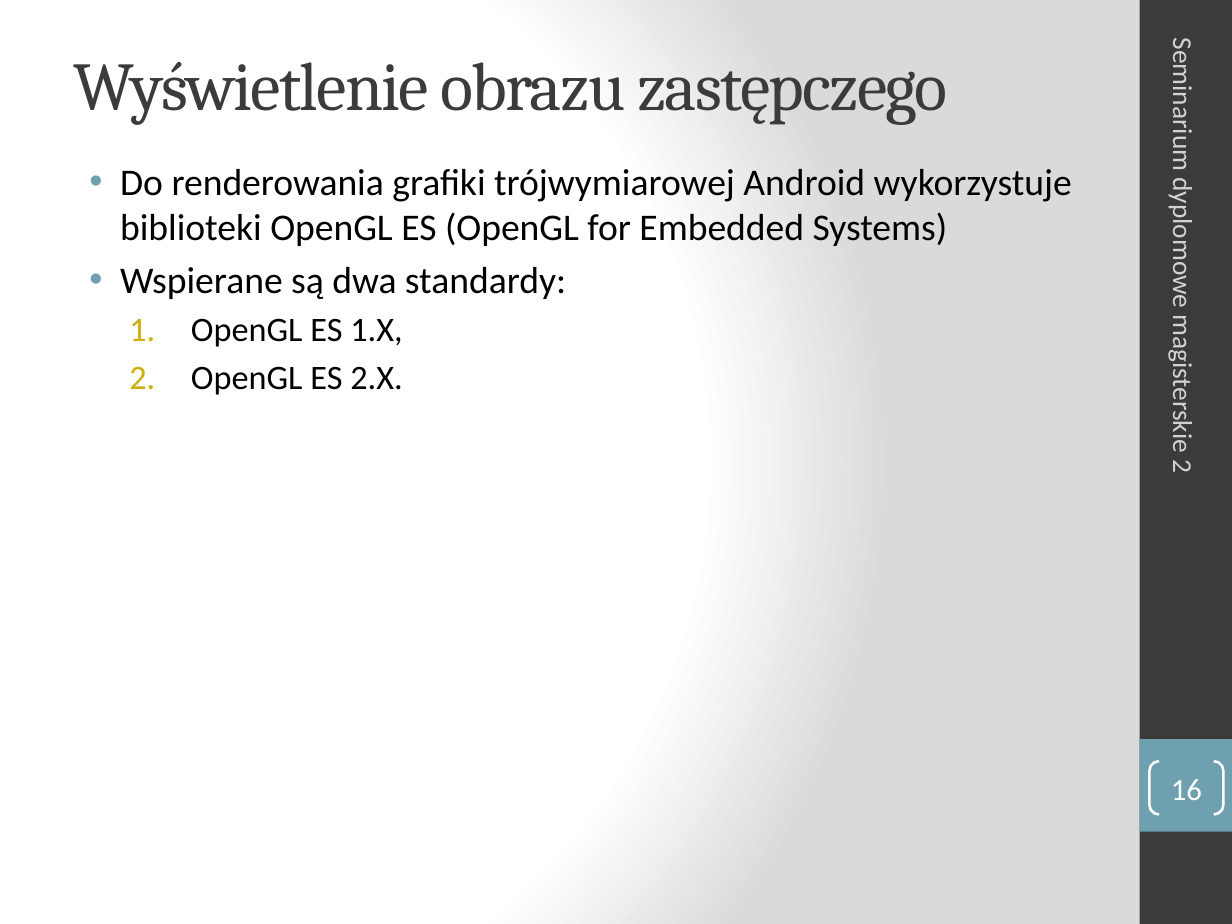
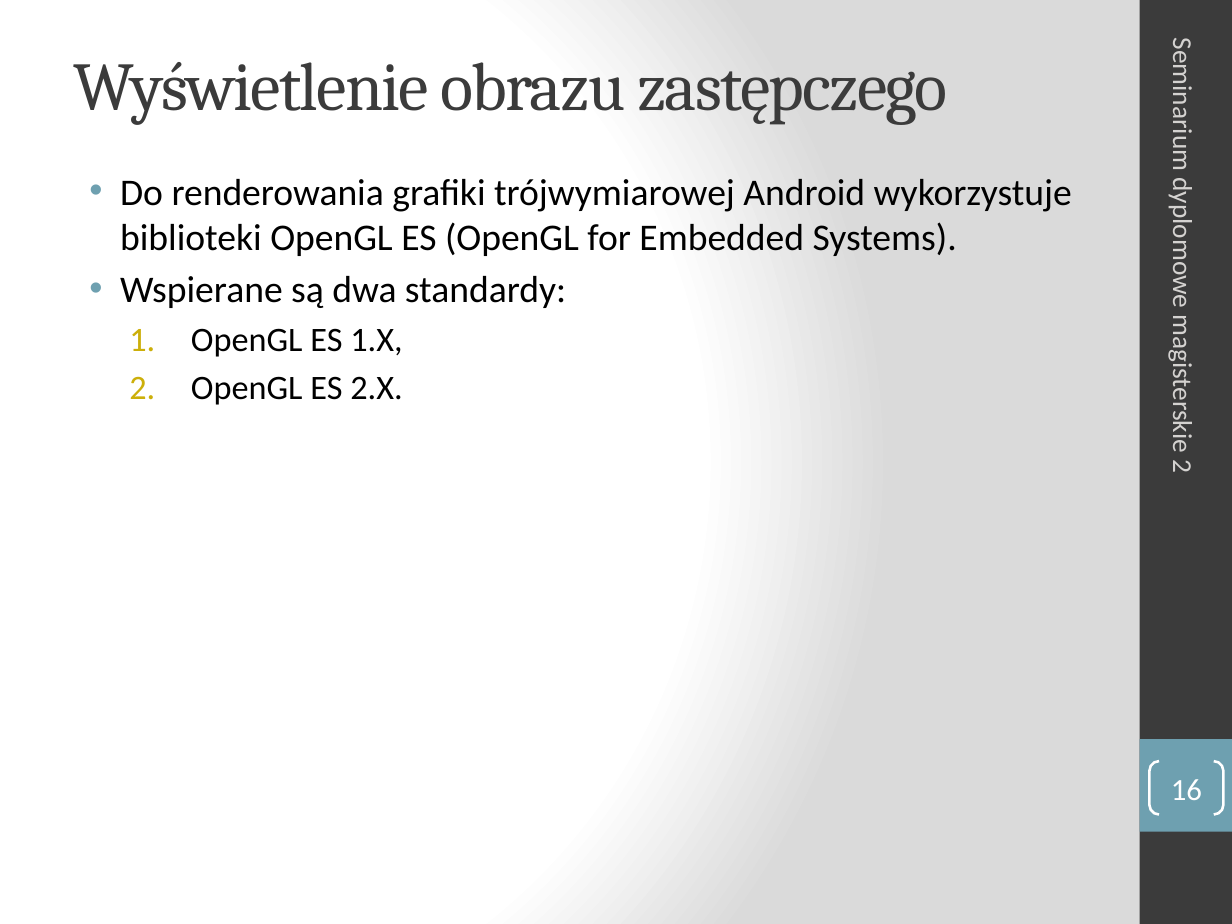
Before and after one commit to manisero/SemesterX, a slide deck: slide 16 of SDM2/manisero/sdm2_Aniserowicz_Michal.pptx. Drawn at 1232x924 pixels with LibreOffice and Linux fonts; fonts in the diff are those of the drawing. Boxes give left, top, right and bottom in pixels: in the first picture for what was removed or moved away, otherwise in the second. Text is boxed around its words. In the diff, an @@ line names an element or a change of style, - is before the commit and + after.

```diff
--- a/SDM2/manisero/sdm2_Aniserowicz_Michal.pptx
+++ b/SDM2/manisero/sdm2_Aniserowicz_Michal.pptx
@@ text "Do renderowania grafiki trójwymiarowej Android ...": place and size @@
-text "Do renderowania grafiki trójwymiarowej Android ..." at <box>120,169,1072,395</box>
+text "Do renderowania grafiki trójwymiarowej Android ..." at <box>120,179,1072,405</box>
@@ text at <box>120,179,1072,256</box>: text changed @@
-• Do renderowania grafiki trójwymiarowej Android wykorzystuje biblioteki OpenGL ES (OpenGL for Embedded Systems)
+• Do renderowania grafiki trójwymiarowej Android wykorzystuje biblioteki OpenGL ES (OpenGL for Embedded Systems).
```
Also in this commit, not shown: 20 other slides changed.
